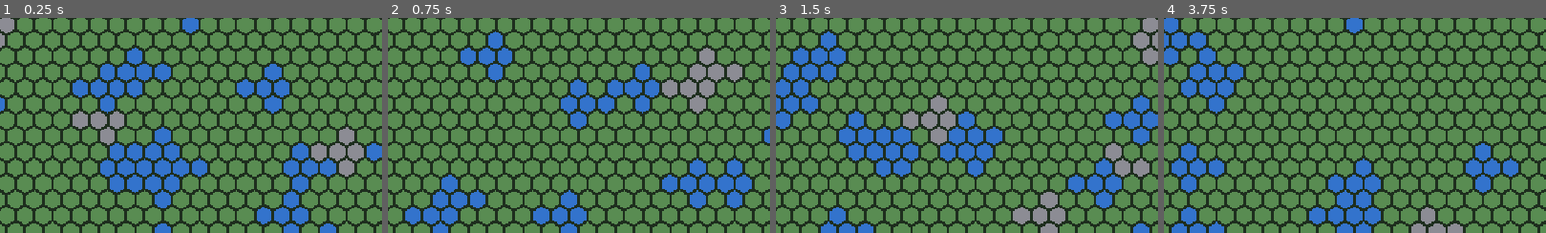
Above: before the commit, frames 1-4 (left to right).
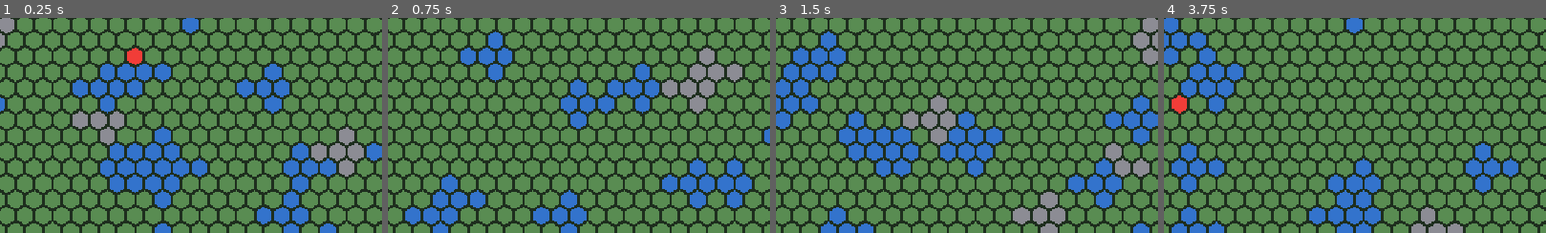
Above: after the commit, the same moments.

Repository: Chrisbinish/MapsApart
Game: Godot game, scene res://MapsApart/Scenes/App/Main.tscn
The game is run twice, just before and just after one commit, with the same random seed, the same clock (stepped at 60 frames per second) and the same inputs.
Inputs (mouse positions are % of the whole screen's width and height, from its top left):
- Up to frame 1 (0.25 s): no input
- Up to frame 2 (0.75 s): click "Generate New Map" at 0.5 s
- Up to frame 3 (1.5 s): click "Generate New Map" at 1.25 s
- Up to frame 4 (3.75 s): click "Generate New Map" at 2 s; tap A at 2.75 s; move the mouse to (72, 45) at 2.77 s; click (72, 45) at 2.92 s; tap Space at 3.5 s; drag from (30, 55) to (45, 70) at 3.52 s
The pictures show only the part of the screen within x 32-82%, y 40-90%; the shares and areas given below are measured in that part.

The runs differ from the first frame. In frame 1, 0.2% of the frame differs, in the area x 33-38%, y 13-22%; in frame 2, nothing differs; in frame 3, nothing differs; in frame 4, 0.3%, in the area x 2-6%, y 36-45%.

Commit message:
Add tile hover highlighting

Diff:
--- a/MapsApart/Scenes/App/Main.tscn
+++ b/MapsApart/Scenes/App/Main.tscn
@@ -26,7 +26,3 @@
 offset = Vector2(550, 250)
 zoom = Vector2(0.5, 0.5)
 script = ExtResource("2_yfoip")
-min_zoom = null
-max_zoom = null
-zoom_sensitivity = null
-pan_sensitivity = null
--- a/MapsApart/Scripts/World/hex_map_renderer.gd
+++ b/MapsApart/Scripts/World/hex_map_renderer.gd
@@ -6,6 +6,8 @@
 
 var hex_map: HexMap
 var selected_tile: Vector2i = Vector2i(-1, -1)
+var hovered_tile: Vector2i = Vector2i(-1, -1)
+
 
 @onready var new_map_button: Button = $"../CanvasLayer/NewMapButton"
 @onready var tile_info_label: Label = $"../CanvasLayer/TileInfoLabel"
@@ -40,7 +42,8 @@
 				tile_color = Color(0.55, 0.55, 0.58)
 		if tile == selected_tile:
 			tile_color = Color(0.611, 0.508, 0.071, 1.0)
-
+		elif tile == hovered_tile:
+			tile_color = Color(0.945, 0.238, 0.22, 1.0)
 		draw_colored_polygon(points, tile_color)
 
 		var outline: PackedVector2Array = points.duplicate()
@@ -99,3 +102,10 @@
 				print("Selected tile: ", selected_tile)
 				tile_info_label.text = "Selected tile: " + str(tile)
 				queue_redraw()
+
+func _process(_delta: float) -> void:
+	var mouse_position: Vector2 = get_global_mouse_position()
+	var tile: Vector2i = pixel_to_hex(mouse_position)
+	if tile != hovered_tile:
+		hovered_tile = tile
+		queue_redraw()
